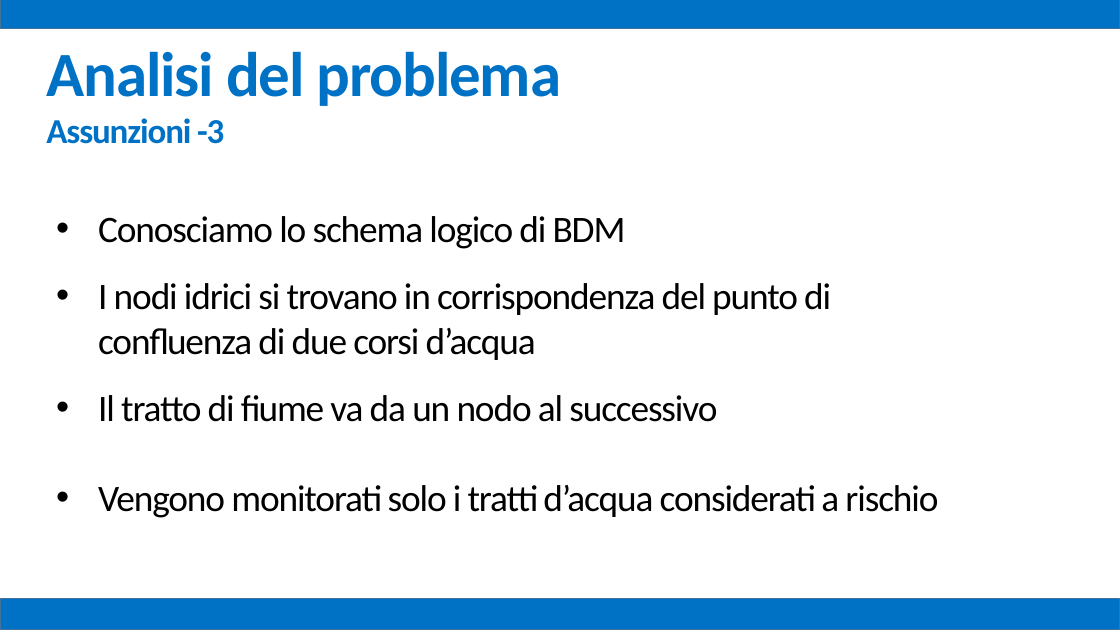
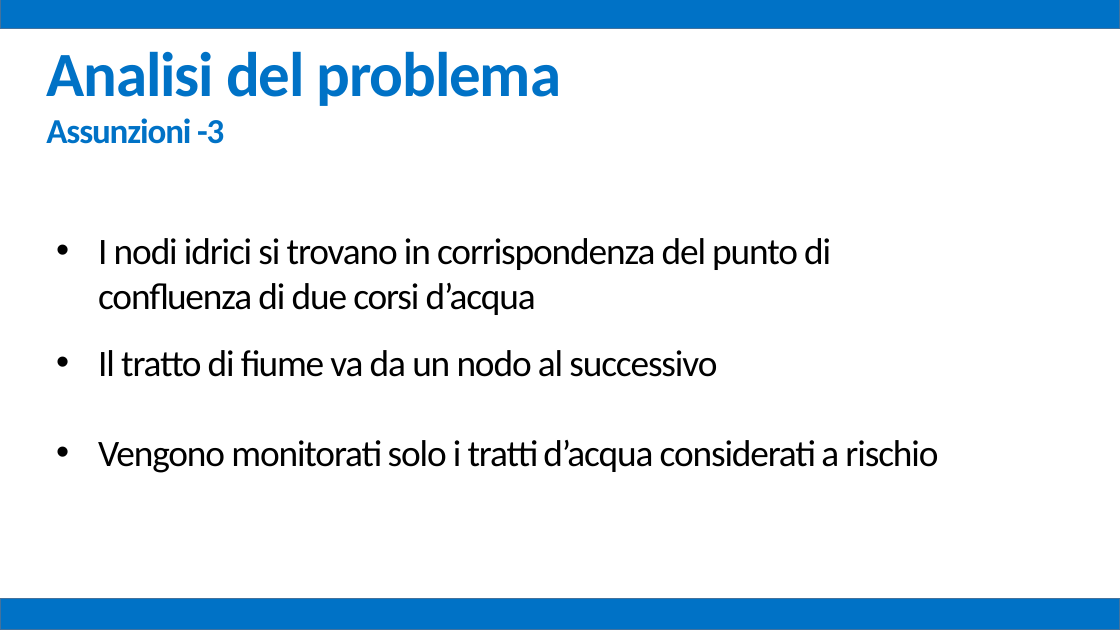
Before and after one commit to mz1991/ProgettoFebbraio2015, a slide deck: slide 10 of Febbraio 2015.pptx. Drawn at 1120x630 pixels with LibreOffice and Linux fonts; fonts in the diff are those of the drawing. Boxes give left, top, right and bottom in pixels: in the first picture for what was removed or moved away, otherwise in the second. Text is boxed around its words. In the diff, an @@ line names an element or a change of style, - is before the commit and + after.

```diff
--- a/Febbraio 2015.pptx
+++ b/Febbraio 2015.pptx
@@ text at [98,216,626,249]: paragraph removed @@
-• Conosciamo lo schema logico di BDM
```
Also in this commit, not shown: 16 other slides changed, 1 slide added, 6 other files.
